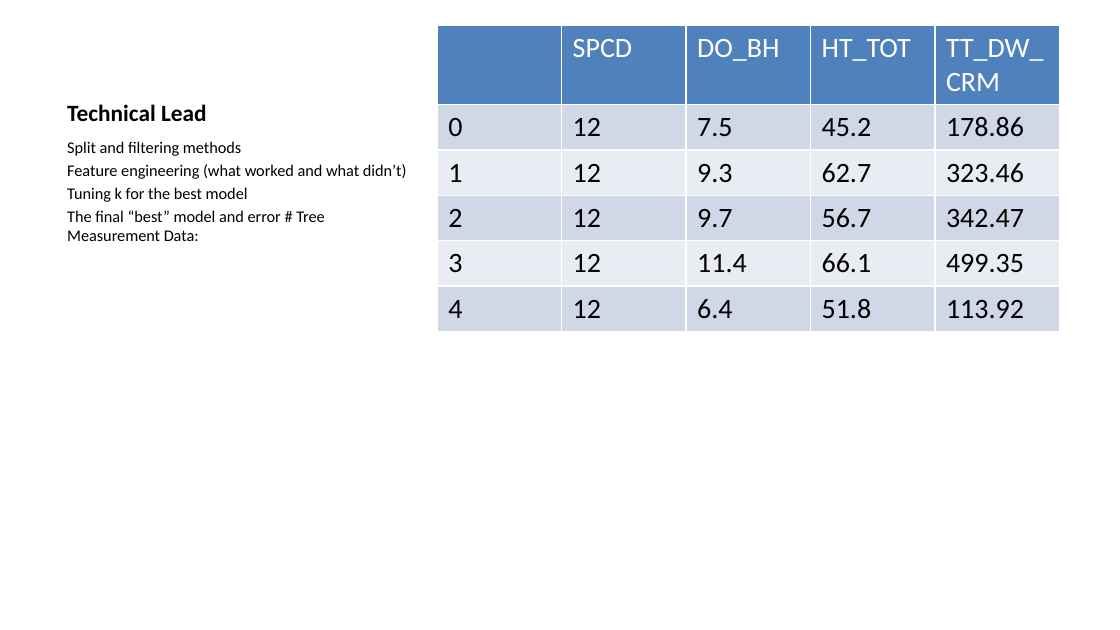
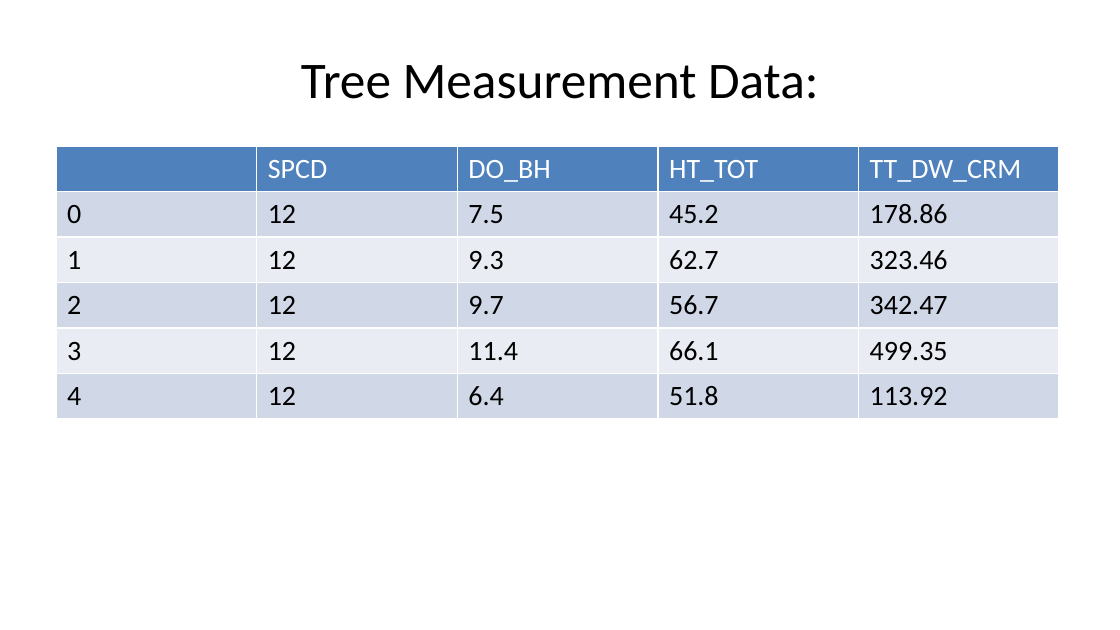
Before and after one commit to deancallahan25/Redwood-Analytics-Portfolio, a slide deck: slide 17 of Project-3/presentation.pptx (slide 15 before the commit). Drawn at 1120x630 pixels with LibreOffice and Linux fonts; fonts in the diff are those of the drawing. Boxes give left, top, right and bottom in pixels: in the first picture for what was removed or moved away, otherwise in the second. Text is boxed around its words. In the diff, an @@ line names an element or a change of style, - is before the commit and + after.

```diff
--- a/Project-3/presentation.pptx
+++ b/Project-3/presentation.pptx
@@ title added at box(301, 65, 819, 99), 33 pt, text #000000 @@
+Tree Measurement Data:
@@ title removed at box(67, 104, 207, 121) @@
-Technical Lead
@@ table: place and size @@
-table at box(437, 25, 1058, 561)
+table at box(56, 147, 1058, 562)
@@ text removed at box(67, 141, 407, 241) @@
-Split and filtering methods
-Feature engineering (what worked and what didn’t)
-Tuning k for the best model
-The final “best” model and error # Tree Measurement Data:
```
Also in this commit, not shown: 2 other slides changed, 4 slides added, 1 slide removed.
